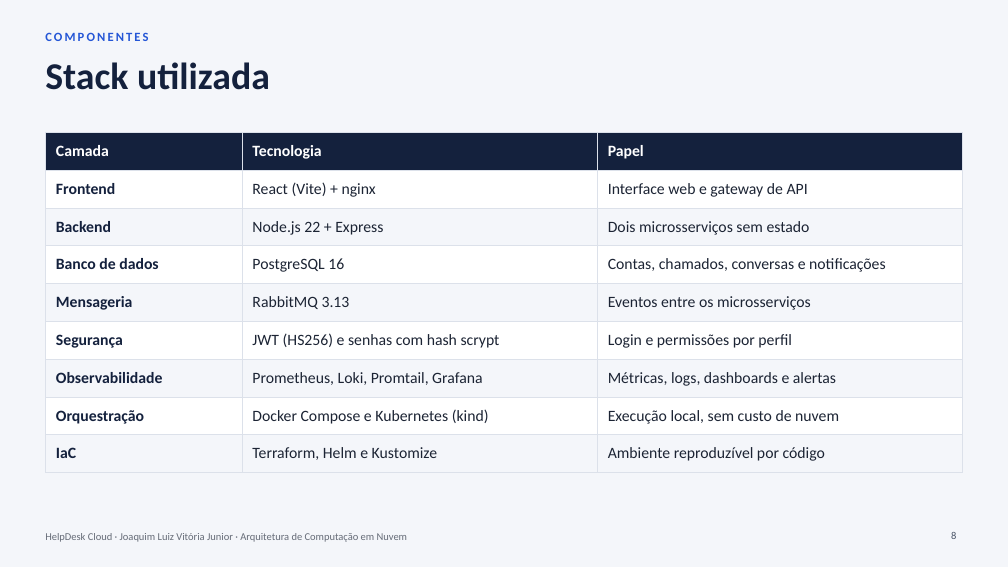
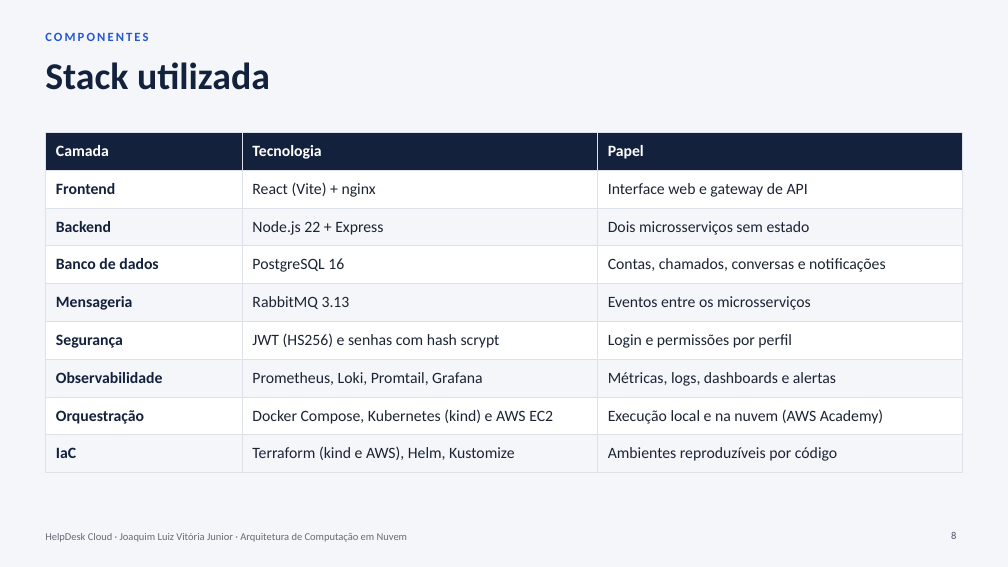
Before and after one commit to jlvjunior/HelpDesk, a slide deck: slide 8 of docs/apresentacao/HelpDesk-Cloud-Apresentacao.pptx. Drawn at 1008x567 pixels with LibreOffice and Linux fonts; fonts in the diff are those of the drawing. Boxes give left, top, right and bottom in pixels: in the first picture for what was removed or moved away, otherwise in the second. Text is boxed around its words. In the diff, an @@ line names an element or a change of style, - is before the commit and + after.

```diff
--- a/docs/apresentacao/HelpDesk-Cloud-Apresentacao.pptx
+++ b/docs/apresentacao/HelpDesk-Cloud-Apresentacao.pptx
@@ table at (45,132,963,473) @@
-row 8, column 2: Docker Compose e Kubernetes (kind)
+row 8, column 2: Docker Compose, Kubernetes (kind) e AWS EC2
-row 8, column 3: Execução local, sem custo de nuvem
+row 8, column 3: Execução local e na nuvem (AWS Academy)
-row 9, column 2: Terraform, Helm e Kustomize
+row 9, column 2: Terraform (kind e AWS), Helm, Kustomize
-row 9, column 3: Ambiente reproduzível por código
+row 9, column 3: Ambientes reproduzíveis por código
```
Also in this commit, not shown: 3 other slides changed, 1 slide added, 9 other files.
